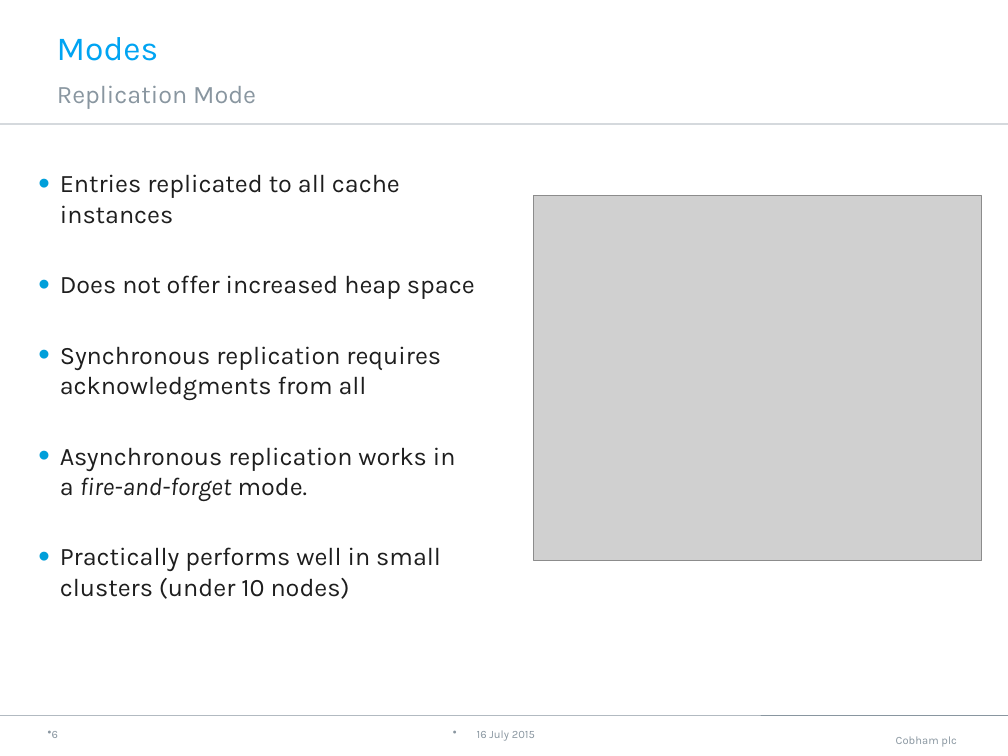
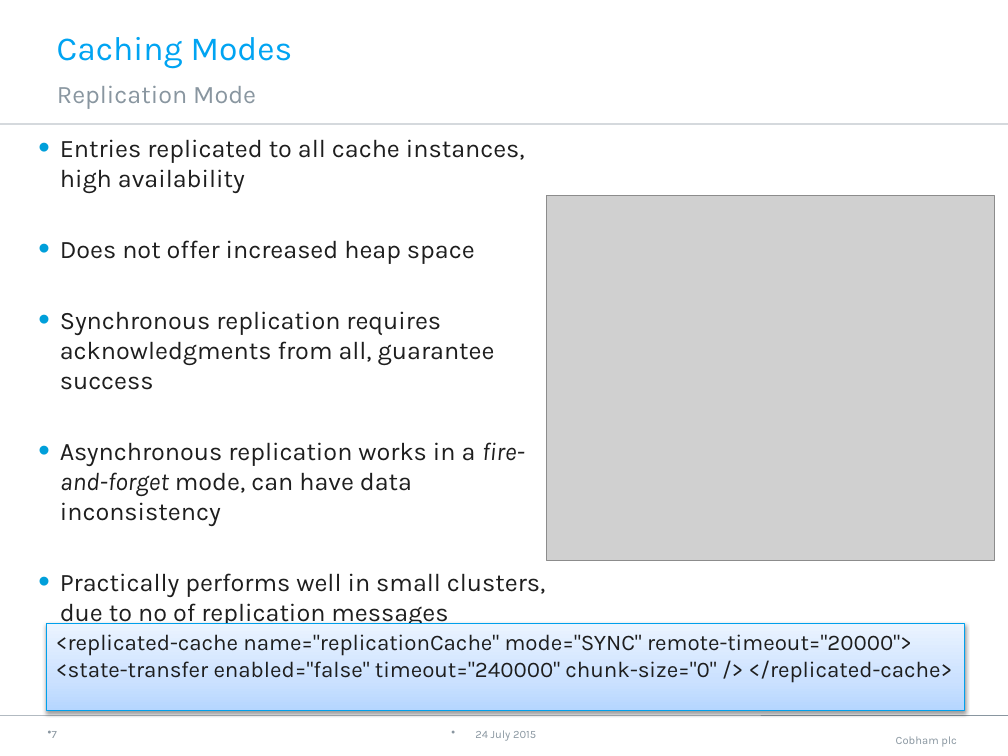
Before and after one commit to neha-bansal/Demos, a slide deck: slide 8 of infinispan-embedded-tutorial/Infinispan.pptx (slide 7 before the commit). Drawn at 1008x756 pixels with LibreOffice and Linux fonts; fonts in the diff are those of the drawing; grey boxes stand for pictures; background and template pictures are left out. Boxes give left, top, right and bottom in pixels: in the first picture for what was removed or moved away, otherwise in the second. Text is boxed around its words. In the diff, an @@ line names an element or a change of style, - is before the commit and + after.

```diff
--- a/infinispan-embedded-tutorial/Infinispan.pptx
+++ b/infinispan-embedded-tutorial/Infinispan.pptx
@@ title at bbox=[57, 37, 293, 69]: text changed @@
-Modes
+Caching Modes
@@ text at bbox=[60, 139, 525, 193]: text changed @@
-• Entries replicated to all cache instances
+• Entries replicated to all cache instances, high availability
@@ picture: place and size @@
-picture at bbox=[533, 196, 981, 559]
+picture at bbox=[546, 196, 994, 559]
@@ text at bbox=[60, 311, 545, 624]: text changed @@
-• Synchronous replication requires acknowledgments from all
-• Asynchronous replication works in a fire-and-forget mode.
-• Practically performs well in small clusters (under 10 nodes)
+• Synchronous replication requires acknowledgments from all, guarantee success
+• Asynchronous replication works in a fire-and-forget mode, can have data inconsistency
+• Practically performs well in small clusters, due to no of replication messages
@@ rectangle added at bbox=[46, 624, 965, 712], fill gradient #B6D7FF to #CCE2FF to #ECF4FF, outline #00A0ED 0.75 pt, 16 pt, text #1E1E1E @@
+<replicated-cache name="replicationCache" mode="SYNC" remote-timeout="20000"> <state-transfer enabled="false" timeout="240000" chunk-size="0" /> </replicated-cache>
@@ page number at bbox=[52, 731, 57, 738]: text changed @@
-6
+7
@@ text at bbox=[475, 730, 536, 741]: text changed @@
-16 July 2015
+24 July 2015
```
Also in this commit, not shown: 10 other slides changed, 2 slides added, 1 slide removed, 4 other files.
